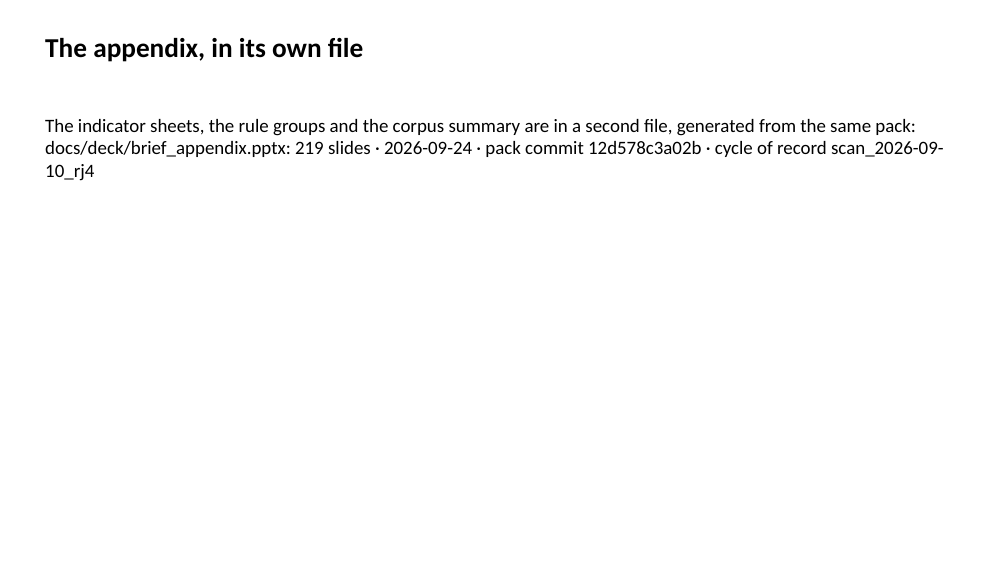
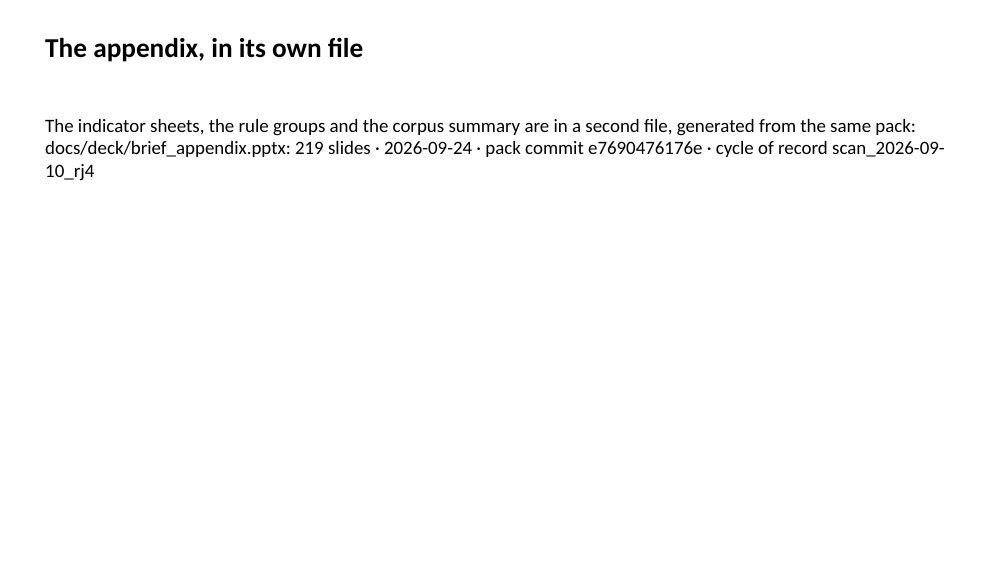
Before and after one commit to brockwebb/ai-readiness-kg, a slide deck: slide 77 of docs/deck/brief_deck.pptx. Drawn at 1008x567 pixels with LibreOffice and Linux fonts; fonts in the diff are those of the drawing. Boxes give left, top, right and bottom in pixels: in the first picture for what was removed or moved away, otherwise in the second. Text is boxed around its words. In the diff, an @@ line names an element or a change of style, - is before the commit and + after.

```diff
--- a/docs/deck/brief_deck.pptx
+++ b/docs/deck/brief_deck.pptx
@@ text at [45,141,945,181]: text changed @@
-docs/deck/brief_appendix.pptx: 219 slides · 2026-09-24 · pack commit 12d578c3a02b · cycle of record scan_2026-09-10_rj4
+docs/deck/brief_appendix.pptx: 219 slides · 2026-09-24 · pack commit e7690476176e · cycle of record scan_2026-09-10_rj4
```
Also in this commit, not shown: 3 other slides changed, 4 other files.
